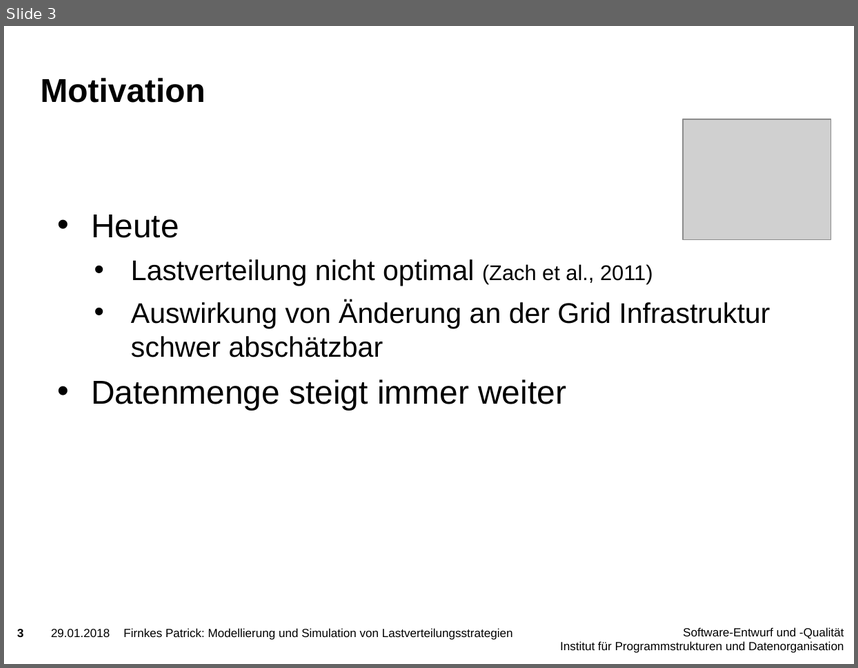
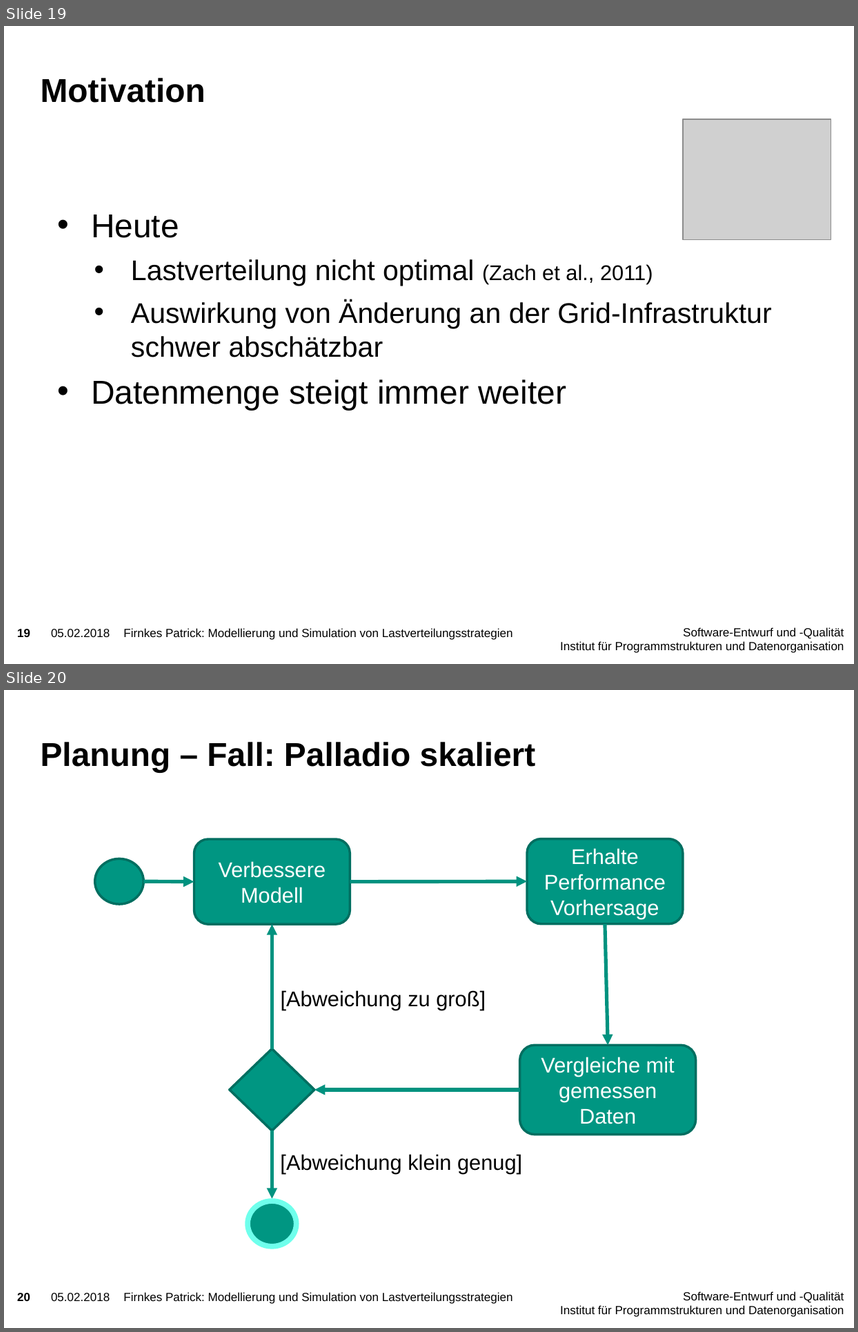
Before and after one commit to PatFirn/wlcg-loadbalancing, a slide deck: presentations/projekt-vorstellung.pptx. Shown one above the other, each under a label of ours: slide 3 before the commit, slides 19 and 20 after it. The pictures are 858x668 and 858x1332 pixels, drawn with LibreOffice and Linux fonts; fonts in the diff are those of the drawing; grey boxes stand for pictures; background and template pictures are left out. Boxes give left, top, right and bottom in pixels: in the first picture for what was removed or moved away, otherwise in the second. Text is boxed around its words. In the diff, an @@ line names an element or a change of style, - is before the commit and + after.

```diff
--- a/presentations/projekt-vorstellung.pptx
+++ b/presentations/projekt-vorstellung.pptx
@@ slide 20 added at (4,690,854,1328), background picture (left out); not listed: 3 template elements that a slide beside it also shows @@
@@ title added at (41,742,536,773), 28 pt, text #000000, bold @@
+Planung – Fall: Palladio skaliert
@@ rounded rectangle added at (194,839,350,924), fill #009682, outline #006F60 2 pt, 18 pt, text #FFFFFF @@
+Verbessere Modell
@@ rounded rectangle added at (527,839,682,924), fill #009682, outline #006F60 2 pt, 18 pt, text #FFFFFF @@
+Erhalte Performance Vorhersage
@@ ellipse added at (95,858,143,903), fill #009682, outline #006F60 2 pt @@
@@ arrow added from (143, 881) to (194, 881), #00937F 3 pt @@
@@ arrow added from (350, 881) to (527, 881), #00937F 3 pt @@
@@ arrow added from (272, 1049) to (272, 924), #00937F 3 pt @@
@@ arrow added from (605, 924) to (608, 1045), #00937F 3 pt @@
@@ text added at (281,990,486,1010), 18 pt, text #000000 @@
+[Abweichung zu groß]
@@ diamond added at (229,1049,314,1130), fill #009682, outline #006F60 2 pt @@
@@ rounded rectangle added at (520,1045,696,1134), fill #009682, outline #006F60 2 pt, 18 pt, text #FFFFFF @@
+Vergleiche mit gemessen Daten
@@ arrow added from (520, 1090) to (314, 1090), #00937F 3 pt @@
@@ arrow added from (272, 1130) to (272, 1199), #00937F 3 pt @@
@@ text added at (280,1154,522,1174), 18 pt, text #000000 @@
+[Abweichung klein genug]
@@ ellipse added at (248,1201,297,1246), fill #009682, outline #6FFFEC 4.5 pt @@
@@ text added at (123,1292,513,1303), 10 pt, text #000000 @@
+Firnkes Patrick: Modellierung und Simulation von Lastverteilungsstrategien
@@ what was slide 3 is now slide 19 @@
@@ slide 19 changed as well @@
@@ text at (131,300,771,357): text changed @@
-  • Auswirkung von Änderung an der Grid Infrastruktur schwer abschätzbar
+  • Auswirkung von Änderung an der Grid-Infrastruktur schwer abschätzbar
@@ page number at (17,628,30,637): text changed @@
-3
+19
@@ text at (51,628,110,637): text changed @@
-29.01.2018
+05.02.2018
```
Also in this commit, not shown: 16 other slides changed, 1 other slide added.
